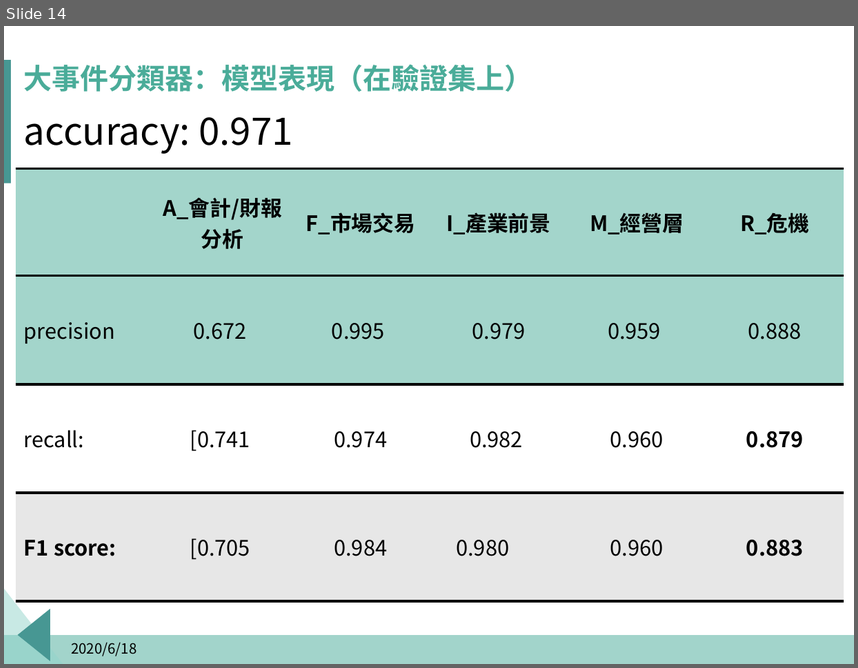
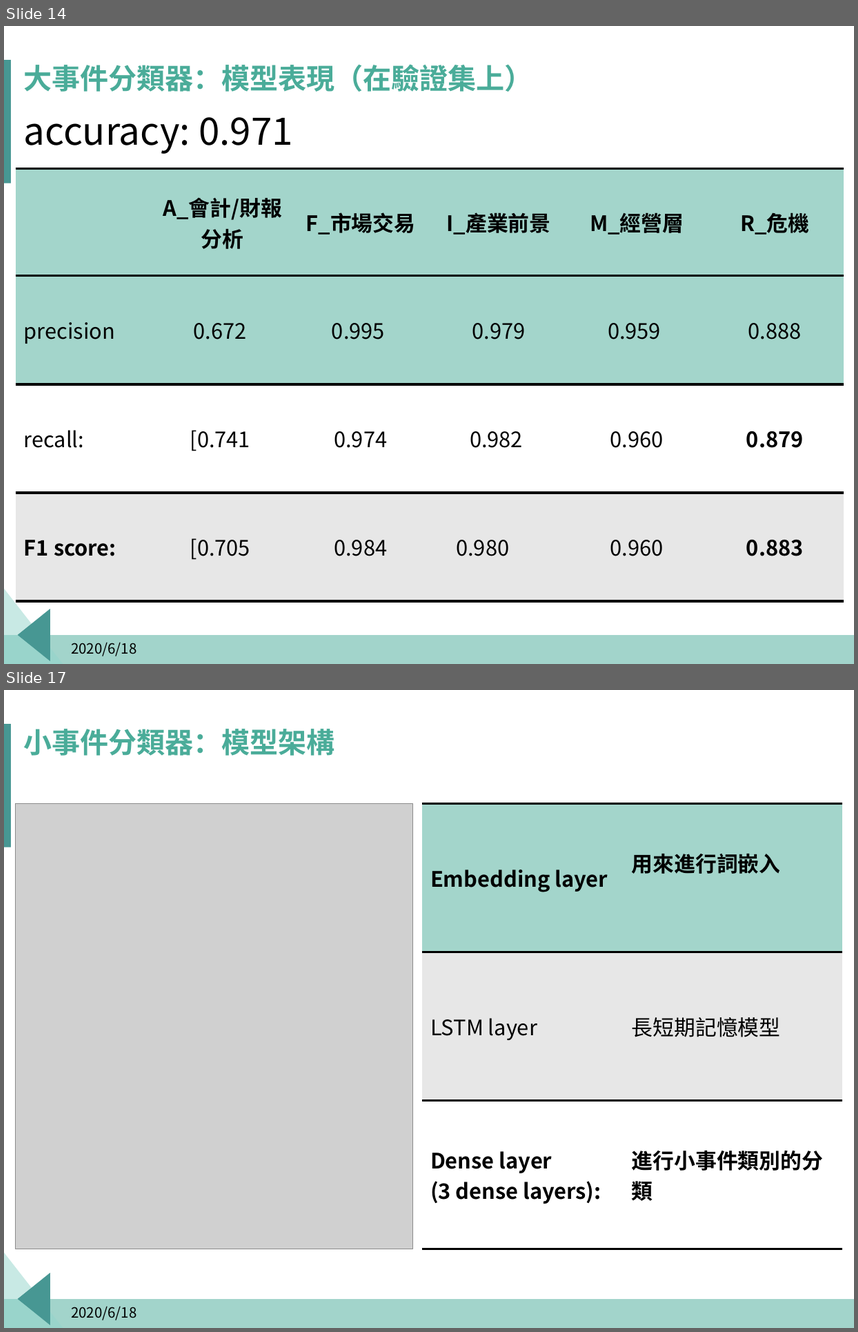
Before and after one commit to p314008dsa/Text-mining, a slide deck: Fintech.pptx. Shown one above the other, each under a label of ours: slide 14 before the commit, slides 14 and 17 after it; the slides between them are not shown. The pictures are 858x668 and 858x1332 pixels, drawn with LibreOffice and Linux fonts; fonts in the diff are those of the drawing; grey boxes stand for pictures; background and template pictures are left out. Boxes give left, top, right and bottom in pixels: in the first picture for what was removed or moved away, otherwise in the second. Text is boxed around its words. In the diff, an @@ line names an element or a change of style, - is before the commit and + after.

```diff
--- a/Fintech.pptx
+++ b/Fintech.pptx
@@ slide 17 added at [4, 690, 854, 1328], background #FFFFFF; not listed: 4 template elements that a slide beside it also shows @@
@@ title added at [24, 729, 335, 756], 24 pt, text #4AAC99, bold @@
+小事件分類器：模型架構
@@ picture added at [16, 803, 413, 1248] @@
@@ table added at [422, 803, 843, 1248], 3 rows, 2 columns @@
+Embedding layer | 用來進行詞嵌入
+LSTM layer | 長短期記憶模型
+Dense layer / (3 dense layers): | 進行小事件類別的分類
@@ text added at [71, 1305, 137, 1320], 12 pt, text #000000 @@
+2020/6/18
```
Also in this commit, not shown: 3 other slides added.
